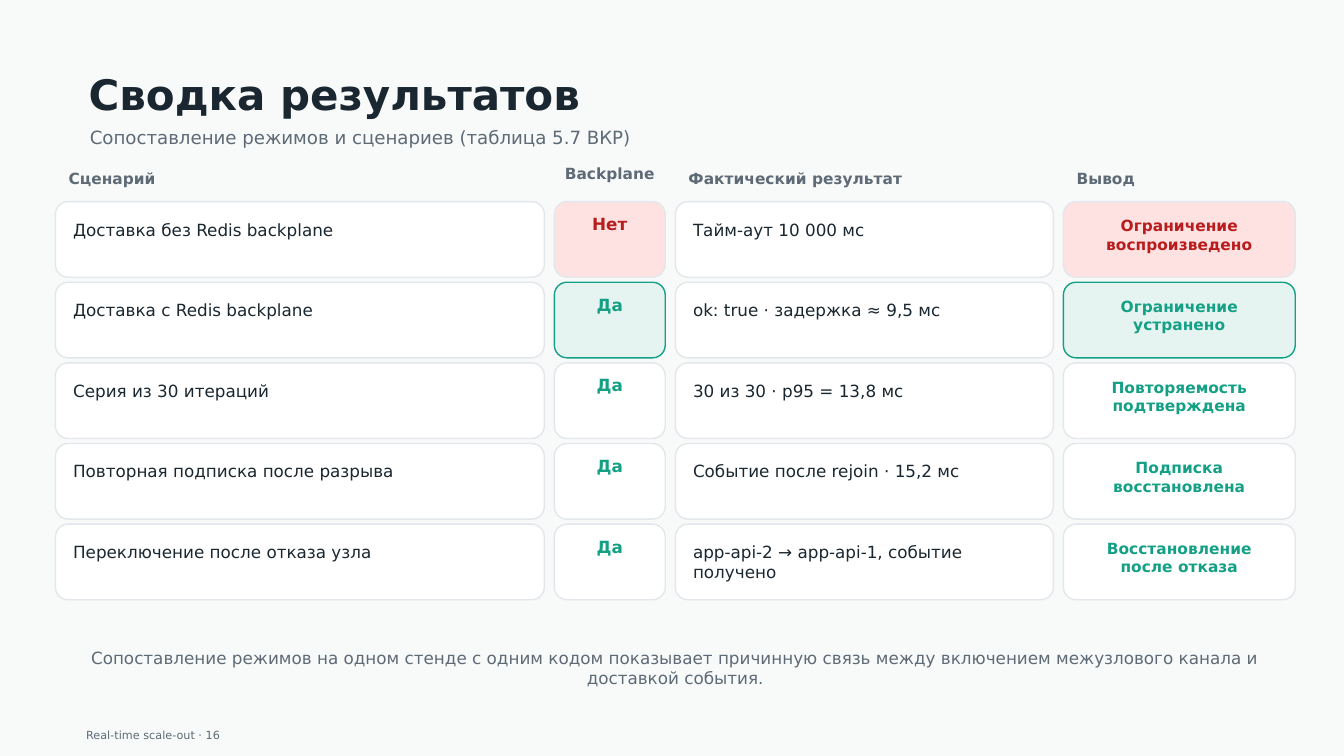
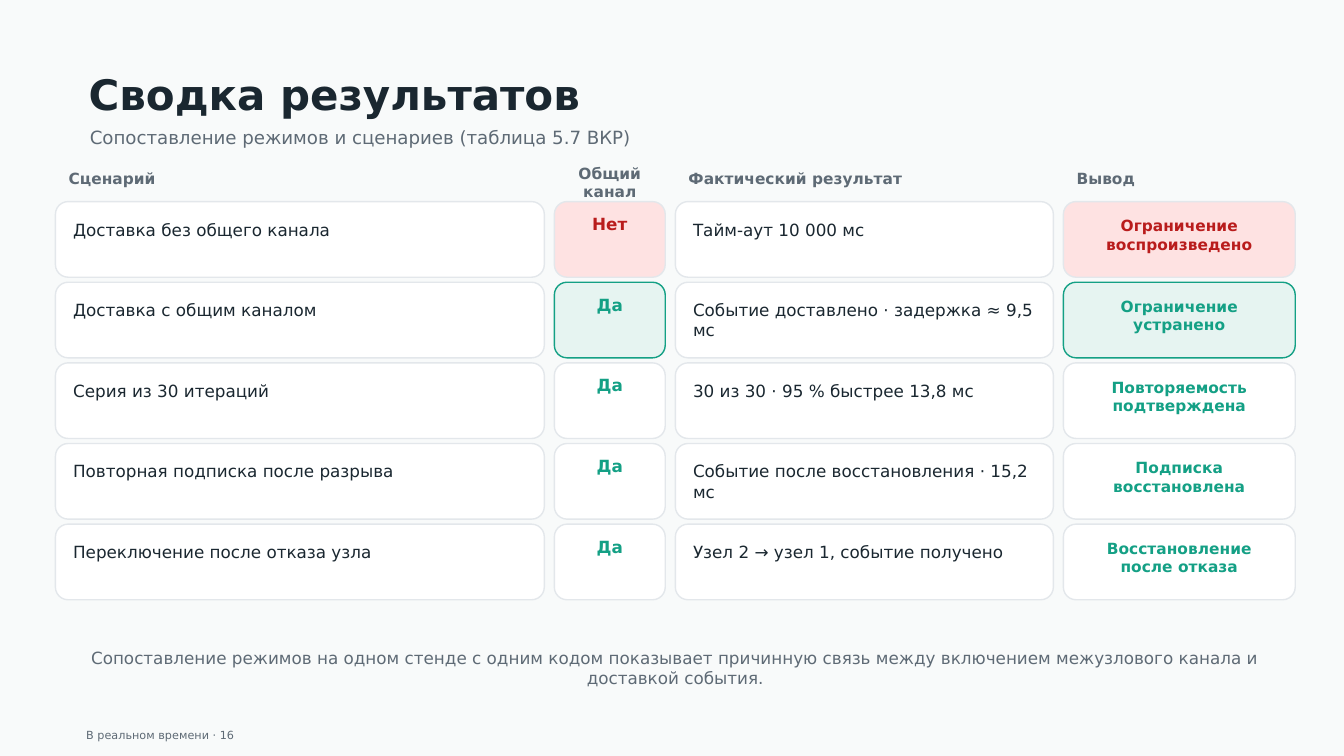
Before and after one commit to gently-whitesnow/final-qualifying-work, a slide deck: slide 16 of build/pptx/vkr-defense-draft.pptx. Drawn at 1344x756 pixels with LibreOffice and Linux fonts; fonts in the diff are those of the drawing. Boxes give left, top, right and bottom in pixels: in the first picture for what was removed or moved away, otherwise in the second. Text is boxed around its words. In the diff, an @@ line names an element or a change of style, - is before the commit and + after.

```diff
--- a/build/pptx/vkr-defense-draft.pptx
+++ b/build/pptx/vkr-defense-draft.pptx
@@ text in rounded rectangle at (578, 167, 641, 197): text changed @@
-Backplane
+Общий канал
@@ text in rounded rectangle at (73, 223, 330, 239): text changed @@
-Доставка без Redis backplane
+Доставка без общего канала
@@ text in rounded rectangle at (73, 303, 316, 319): text changed @@
-Доставка с Redis backplane
+Доставка с общим каналом
@@ text in rounded rectangle at (693, 303, 1033, 337): text changed @@
-ok: true · задержка ≈ 9,5 мс
+Событие доставлено · задержка ≈ 9,5 мс
@@ text in rounded rectangle at (693, 384, 974, 401): text changed @@
-30 из 30 · p95 = 13,8 мс
+30 из 30 · 95 % быстрее 13,8 мс
@@ text in rounded rectangle at (693, 464, 1027, 499): text changed @@
-Событие после rejoin · 15,2 мс
+Событие после восстановления · 15,2 мс
@@ text in rounded rectangle at (693, 545, 1003, 562): text changed @@
-app-api-2 → app-api-1, событие получено
+Узел 2 → узел 1, событие получено
@@ text at (86, 731, 234, 741): text changed @@
-Real-time scale-out · 16
+В реальном времени · 16
```
Also in this commit, not shown: 14 other slides changed, 3 slides added, 3 slides removed, 9 other files.
